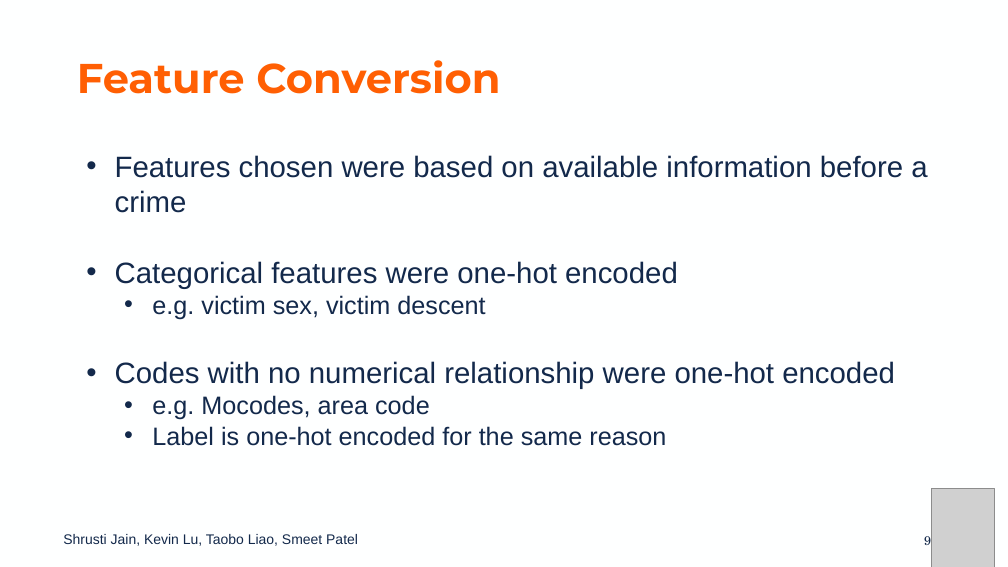
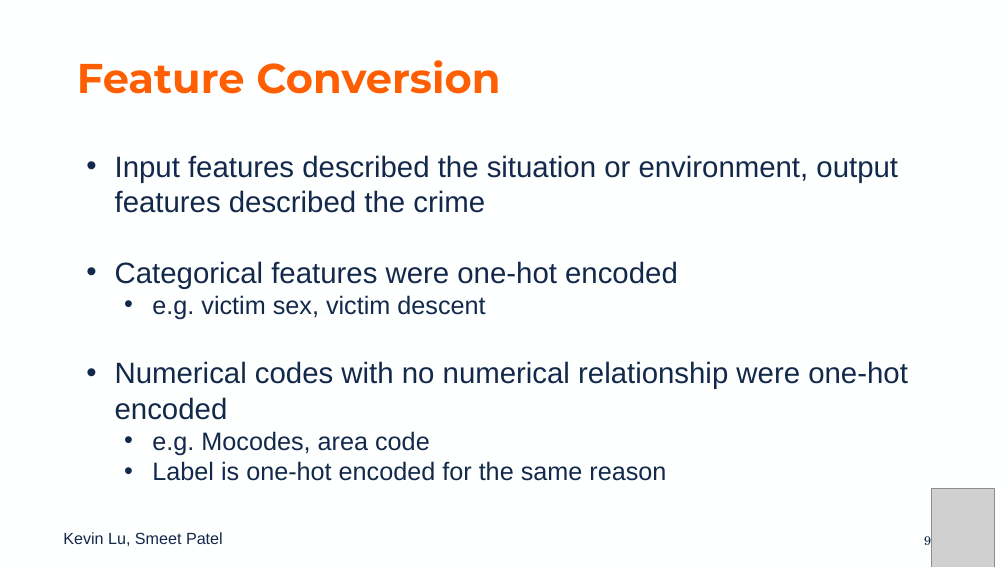
Before and after one commit to kslu2/Predicting_LA_Crimes, a slide deck: slide 9 of Project Presentation.pptx. Drawn at 1008x567 pixels with LibreOffice and Linux fonts; fonts in the diff are those of the drawing; grey boxes stand for pictures; background and template pictures are left out. Boxes give left, top, right and bottom in pixels: in the first picture for what was removed or moved away, otherwise in the second. Text is boxed around its words. In the diff, an @@ line names an element or a change of style, - is before the commit and + after.

```diff
--- a/Project Presentation.pptx
+++ b/Project Presentation.pptx
@@ text at (115,155,898,213): text changed @@
-• Features chosen were based on available information before a crime
+• Input features described the situation or environment, output features described the crime
@@ text at (115,361,908,420): text changed @@
-• Codes with no numerical relationship were one-hot encoded
+• Numerical codes with no numerical relationship were one-hot encoded
@@ text at (63,532,223,546): text changed; size 13.3 to 15.4 pt @@
-Shrusti Jain, Kevin Lu, Taobo Liao, Smeet Patel
+Kevin Lu, Smeet Patel
```
Also in this commit, not shown: 19 other slides changed, 5 slides added, 4 slides removed, 3 other files.
